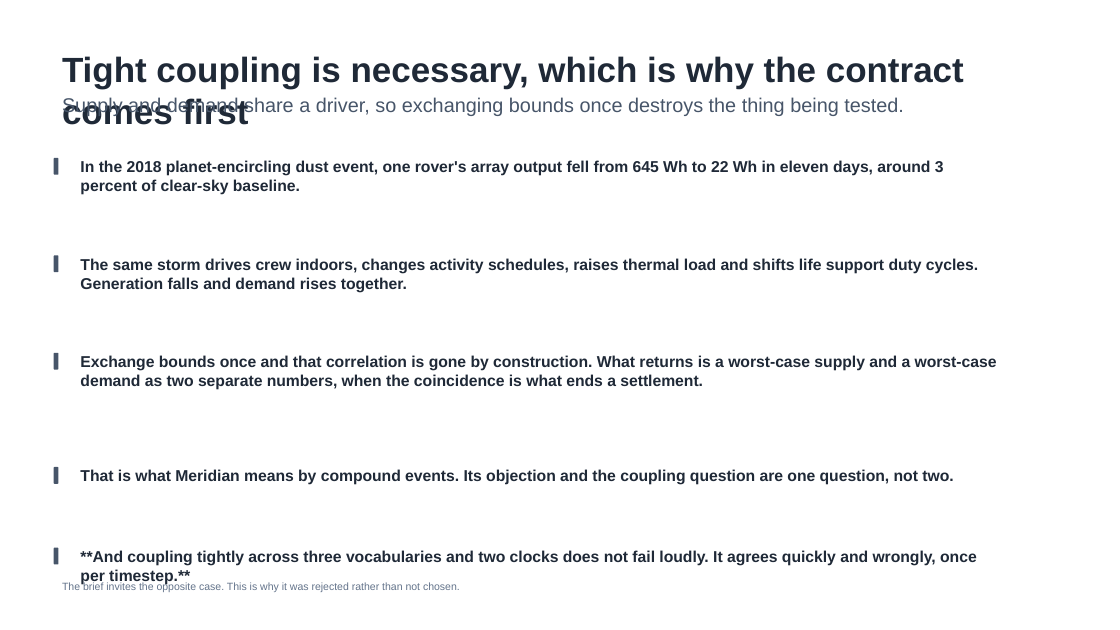
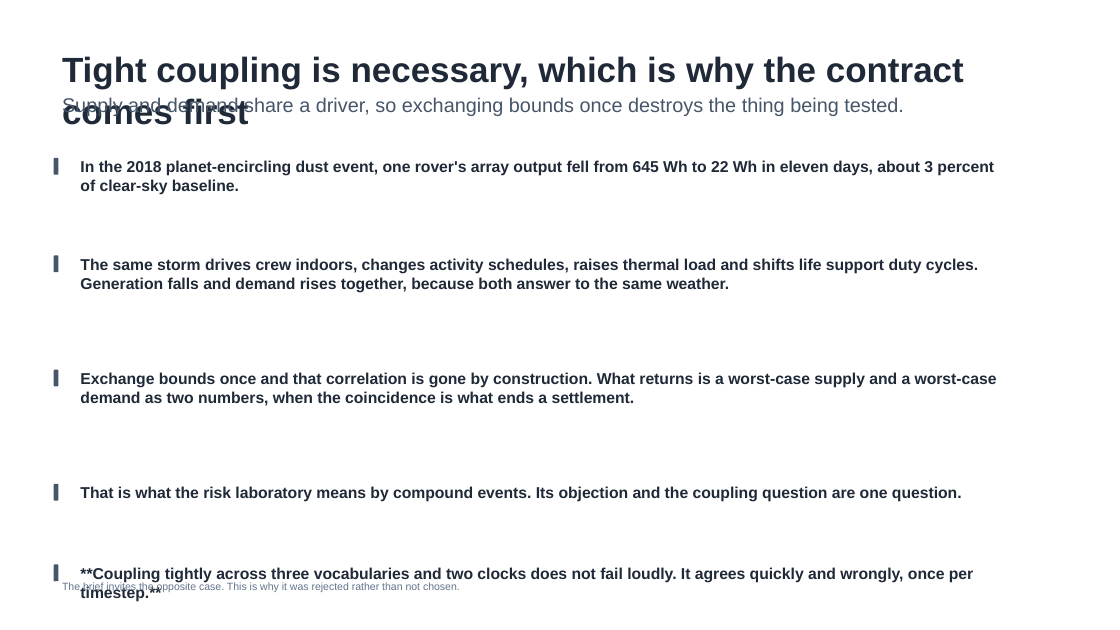
Before and after one commit to fgnxl/oef_ares_case_study, a slide deck: slide 3 of deck/ares_board_deck.pptx. Drawn at 1120x630 pixels with LibreOffice and Linux fonts; fonts in the diff are those of the drawing. Boxes give left, top, right and bottom in pixels: in the first picture for what was removed or moved away, otherwise in the second. Text is boxed around its words. In the diff, an @@ line names an element or a change of style, - is before the commit and + after.

Commit message:
The deck, rebuilt around triage, and a README that describes what exists
The deck now opens by naming the situation rather than by presenting a
diagnosis. Four things have gone wrong at month 8, second-year funding depends
on a demonstration, and this is a crisis to be stabilised rather than a
programme to be improved. The sequencing that follows is justified by that
framing rather than merely permitted by it.

Slides four, five and six carry the revised plan: the principle that from week 2
there is always something that runs, the two tracks with the week-2 skeleton and
week 5 as buffer, and the eleven sessions with who is in each room. The seating
rule is on the slide, because a translator cannot rule on what a variable means
and nobody could confer that standing on it.

Helix is stated the way the brief supports. It could make week 2 faster, because
it holds the only working transport code for the exchange that already failed,
and the case study material does not let anyone say ex ante whether it can. So
the plan gains if Helix can help and loses nothing if it cannot.

The README described a repository that no longer exists. It now names the three
deliverables, says how to run the artifact, and explains why a build artifact is
committed here when that is normally wrong.

```diff
--- a/deck/ares_board_deck.pptx
+++ b/deck/ares_board_deck.pptx
@@ text at <box>80,160,994,195</box>: text changed @@
-In the 2018 planet-encircling dust event, one rover's array output fell from 645 Wh to 22 Wh in eleven days, around 3 percent of clear-sky baseline.
+In the 2018 planet-encircling dust event, one rover's array output fell from 645 Wh to 22 Wh in eleven days, about 3 percent of clear-sky baseline.
@@ text at <box>80,258,978,293</box>: text changed @@
-The same storm drives crew indoors, changes activity schedules, raises thermal load and shifts life support duty cycles. Generation falls and demand rises together.
+The same storm drives crew indoors, changes activity schedules, raises thermal load and shifts life support duty cycles. Generation falls and demand rises together, because both answer to the same weather.
@@ text at <box>80,372,997,406</box>: text changed @@
-Exchange bounds once and that correlation is gone by construction. What returns is a worst-case supply and a worst-case demand as two separate numbers, when the coincidence is what ends a settlement.
+Exchange bounds once and that correlation is gone by construction. What returns is a worst-case supply and a worst-case demand as two numbers, when the coincidence is what ends a settlement.
@@ text at <box>80,486,962,502</box>: text changed @@
-That is what Meridian means by compound events. Its objection and the coupling question are one question, not two.
+That is what the risk laboratory means by compound events. Its objection and the coupling question are one question.
@@ 3 rounded rectangles: place and size @@
-3 rounded rectangles at <box>54,353,59,565</box>
+3 rounded rectangles at <box>54,370,59,581</box>
@@ text at <box>80,567,973,601</box>: text changed @@
-**And coupling tightly across three vocabularies and two clocks does not fail loudly. It agrees quickly and wrongly, once per timestep.**
+**Coupling tightly across three vocabularies and two clocks does not fail loudly. It agrees quickly and wrongly, once per timestep.**
```
Also in this commit, not shown: 4 other slides changed, 3 slides added, 3 slides removed, 1 other file.
